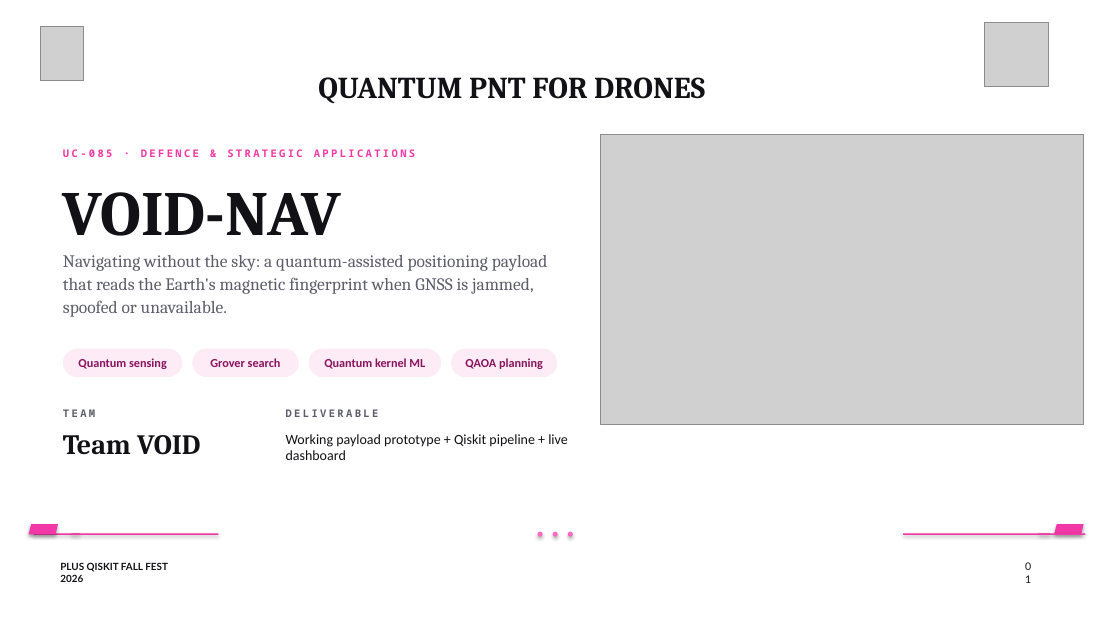
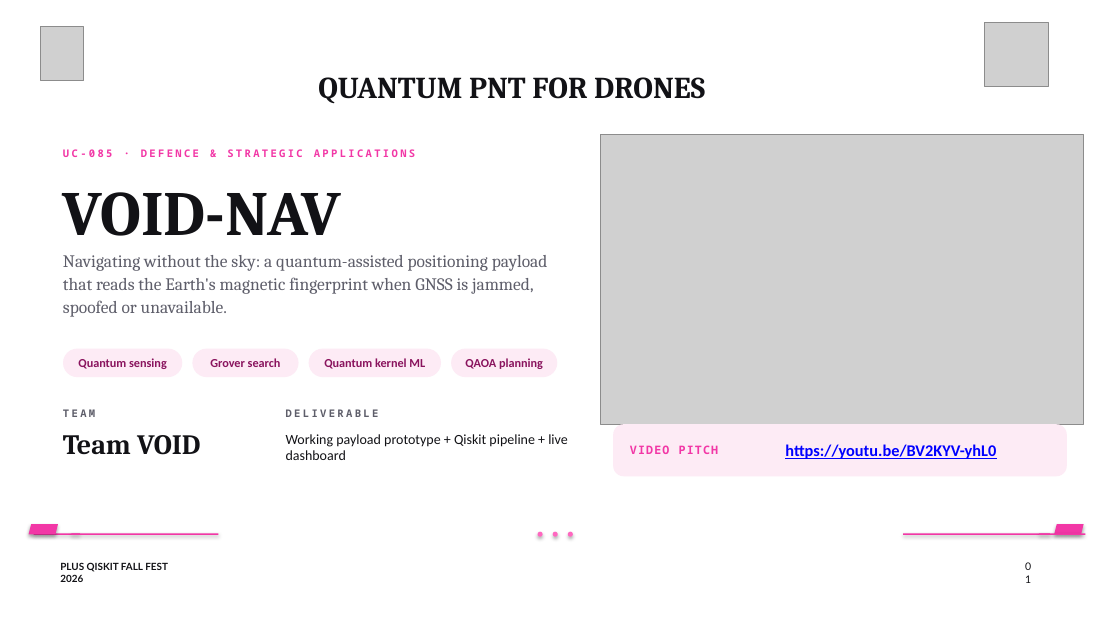
Before and after one commit to Lakshya0104/Quantique, a slide deck: slide 1 of deck/VOID-NAV_QiskitFallFest.pptx. Drawn at 1120x630 pixels with LibreOffice and Linux fonts; fonts in the diff are those of the drawing; grey boxes stand for pictures. Boxes give left, top, right and bottom in pixels: in the first picture for what was removed or moved away, otherwise in the second. Text is boxed around its words. In the diff, an @@ line names an element or a change of style, - is before the commit and + after.

```diff
--- a/deck/VOID-NAV_QiskitFallFest.pptx
+++ b/deck/VOID-NAV_QiskitFallFest.pptx
@@ rounded rectangle added at (x1=613, y1=424, x2=1067, y2=476), fill #FDEBF5 @@
@@ text added at (x1=630, y1=445, x2=719, y2=454), 10 pt, text #F237A6, bold @@
+VIDEO PITCH
@@ text added at (x1=785, y1=444, x2=996, y2=459), 14 pt, text #0000FF, bold, underline @@
+https://youtu.be/BV2KYV-yhL0
```
Also in this commit, not shown: 1 other slide changed, 2 other files.
